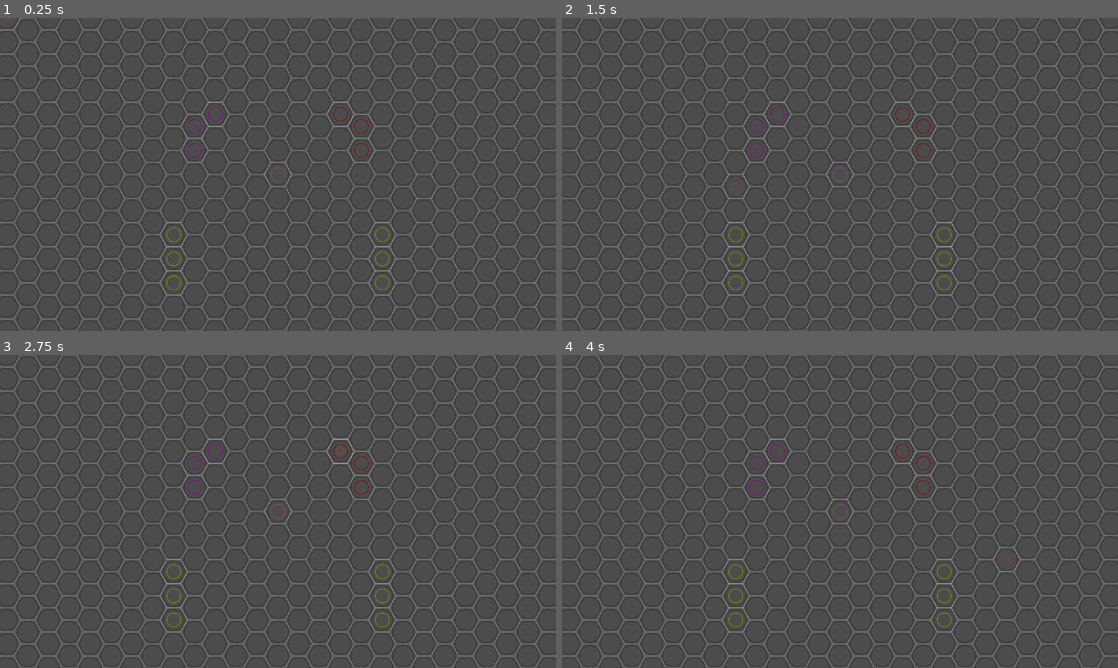
Above: before the commit, frames 1-4 (two rows, left to right).
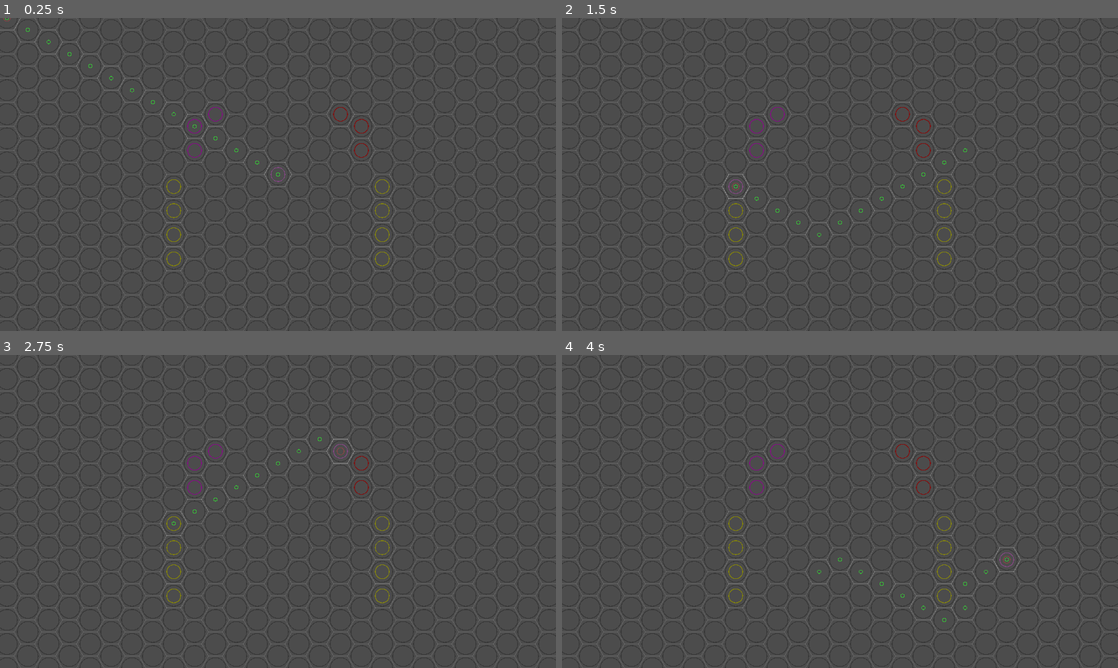
Above: after the commit, the same moments.

Repository: game-jam-it/game-off-jam
Game: Godot game, scene res://prototype/hexmap/HexMap.tscn
The game is run twice, just before and just after one commit, with the same random seed, the same clock (stepped at 60 frames per second) and the same inputs.
Inputs (mouse positions are in pixels of both pictures, inside the frame that each line leads up to):
- Up to frame 1 (0.25 s): no input
- Up to frame 2 (1.5 s): tap Enter at 0.5 s; move the mouse to (962, 158) at 0.52 s; press the mouse at (962, 158) at 0.53 s; tap Space (ui_select) at 0.77, 1.25 s; move the mouse to (728, 190) at 1.27 s; release the mouse at (728, 190) at 1.28 s; click (728, 190) at 1.35 s
- Up to frame 3 (2.75 s): tap Space (ui_select) at 1.52 s; tap Enter at 2 s; move the mouse to (333, 442) at 2.02 s; press the mouse at (333, 442) at 2.03 s; right-click (333, 442) at 2.1 s
- Up to frame 4 (4 s): tap Space (ui_select) at 2.75, 3.02, 3.77 s; move the mouse to (812, 574) at 2.77 s; release the mouse at (812, 574) at 2.78 s; click (812, 574) at 2.85 s; tap Enter at 3.5 s; move the mouse to (1006, 558) at 3.52 s; press the mouse at (1006, 558) at 3.53 s

The runs differ from the first frame. In frame 1, 4.1% of the frame differs, in the area x 0-100%, y 0-100%; in frame 2, 4.2%; in frame 3, 4.2%; in frame 4, 4.2%.

Commit message:
setup path-finding demo

Diff:
--- a/prototype/assets/nodes.svg
+++ b/prototype/assets/nodes.svg
@@ -7,7 +7,7 @@
    viewBox="0 0 16.933333 16.933333"
    version="1.1"
    id="svg5"
-   inkscape:export-filename="circle-64.png"
+   inkscape:export-filename="hex-flat-64.png"
    inkscape:export-xdpi="96"
    inkscape:export-ydpi="96"
    inkscape:version="1.2.1 (9c6d41e410, 2022-07-14, custom)"
@@ -28,7 +28,7 @@
      inkscape:document-units="mm"
      showgrid="false"
      inkscape:zoom="6.6750857"
-     inkscape:cx="26.141986"
+     inkscape:cx="18.951068"
      inkscape:cy="40.748541"
      inkscape:window-width="1259"
      inkscape:window-height="1414"
@@ -44,7 +44,7 @@
      id="layer1">
     <path
        sodipodi:type="star"
-       style="display:none;fill:none;stroke:#ffffff;stroke-width:0.26868;stroke-linecap:round;stroke-dasharray:none;stroke-dashoffset:25.9;stroke-opacity:0.25"
+       style="display:inline;fill:none;stroke:#ffffff;stroke-width:0.26868;stroke-linecap:round;stroke-dasharray:none;stroke-dashoffset:25.9;stroke-opacity:0.1"
        id="path234"
        inkscape:flatsided="true"
        sodipodi:sides="6"
@@ -59,7 +59,7 @@
        d="m 4.2735773,7.4020539 -8.5471554,-4e-7 L -8.5471554,-4.1713026e-7 -4.2735773,-7.4020539 l 8.5471554,4e-7 L 8.5471554,4.1713026e-7 Z"
        transform="matrix(0.97279504,0,0,1,8.4666667,8.4666667)" />
     <circle
-       style="display:inline;fill:none;stroke:#ffffff;stroke-width:0.264583;stroke-linecap:round;stroke-dashoffset:25.9;stroke-opacity:0.25"
+       style="display:none;fill:none;stroke:#ffffff;stroke-width:0.264583;stroke-linecap:round;stroke-dashoffset:25.9;stroke-opacity:0.1"
        id="path944"
        cx="8.4666662"
        cy="8.4666662"
--- a/prototype/hexmap/HexCell.gd
+++ b/prototype/hexmap/HexCell.gd
@@ -29,11 +29,15 @@
 func _new_cell(vec: Vector3):
 	assert((vec.x + vec.y + vec.z) < 0.001)
 	vec = self._round_coords(vec)
-	return get_script().new(vec.x, vec.y)
+	return get_script().new(vec)
 
 """
 	Coords Utilities
 """
+
+func equals(other):
+	if other == null: return false
+	return self.q == other.q && self.r == other.r
 
 func get_cube_coords():
 	return Vector3(q, r, (-q-r))
@@ -73,6 +77,11 @@
 	return path
 
 func distance_to(target):
+	if typeof(target) == TYPE_VECTOR2:
+		target = _new_cell(Vector3(target.x, target.y, (-target.x-target.y)))
+	elif typeof(target) == TYPE_VECTOR3:
+		target = _new_cell(target)
+
 	var to = target.get_cube_coords()
 	var from = self.get_cube_coords()
 	return int((abs(to.x - from.x) + abs(to.y - from.y) + abs(to.z - from.z)) / 2)
--- a/prototype/hexmap/HexGrid.gd
+++ b/prototype/hexmap/HexGrid.gd
@@ -141,7 +141,7 @@
 	direction = HexCell.new(direction).get_cube_coords()
 	var start_hex = HexCell.new(coords)
 	var target_hex = HexCell.new(start_hex.get_cube_coords() + direction)
-	coords = start_hex.axial_coords
+	coords = start_hex.get_axial_coords()
 	# First check if either end is completely impassable
 	var cost = get_path_hex_cost(start_hex)
 	if cost == 0:
@@ -156,7 +156,7 @@
 		if barrier_cost == 0:
 			return 0
 		cost += barrier_cost
-	var target_coords = target_hex.axial_coords
+	var target_coords = target_hex.get_axial_coords()
 	if target_coords in path_barriers and -direction in path_barriers[target_coords]:
 		barrier_cost = path_barriers[target_coords][-direction]
 		if barrier_cost == 0:
@@ -182,7 +182,7 @@
 		if current == goal:
 			break
 		for next_hex in HexCell.new(current).get_all_adjacent():
-			var next = next_hex.axial_coords
+			var next = next_hex.get_axial_coords()
 			var next_cost = get_path_move_cost(current, next - current)
 			if next == goal and (next in exceptions or get_path_hex_cost(next) == 0):
 				# Our goal is an obstacle, but we're next to it
--- a/prototype/hexmap/HexMap.gd
+++ b/prototype/hexmap/HexMap.gd
@@ -7,46 +7,76 @@
 var NodeScene = preload("res://prototype/hexmap/HexNode.tscn")
 
 var active = null
+var hover = null
+
+var path = null
+var target = null
+var origin = null
+
 var hexgrid = HexGrid.new(Vector2(radius, radius))
 
 func _ready():
+	hexgrid = HexGrid.new(Vector2(radius, radius))
+	hexgrid.set_bounds(Vector2(-18, -12-18), Vector2(18, 12+18))
+	_create_nodes()
 	_create_map()
-	_create_nodes()
 
 func _process(_delta):
-	var target = get_global_mouse_position()
-	var hex = hexgrid.pixel_to_hex(target)
-	active.set_position(hexgrid.hex_to_pixel(hex))
+	var pos = get_global_mouse_position()
+	var hex = hexgrid.pixel_to_hex(pos)
+	if !hex.equals(target):
+		print_debug("Update target: %s, %s" % [hex.q, hex.r])
+		var coords = hexgrid.hex_to_pixel(hex)
+		hover.set_coords(coords)
+		target = hex
+		set_path()
 
 func _input(event):
 	if event.is_action_pressed("mouse_left"):
-		var target = get_global_mouse_position()
-		var hex = hexgrid.pixel_to_hex(target)
-		print("Hex(%s, %s)" % [hex.q, hex.r])
+		var pos = get_global_mouse_position()
+		var hex = hexgrid.pixel_to_hex(pos)
+		if !hex.equals(origin):
+			print("Set origin to: %s, %s" % [hex.q, hex.r])
+			var coords = hexgrid.hex_to_pixel(hex)
+			active.set_coords(coords)
+			origin = hex
+			path = []
+
+func set_path():
+	if origin.equals(target): path = []
+	else: path = hexgrid.find_path(origin, target)
+	print("Set path length: %s" % path.size())
+	for node in $Path.get_children():
+		node.queue_free()
+	for hex in path:
+		var node = NodeScene.instance()
+		node.size = 4
+		node.color = Color(0.24, 0.64, 0.24)
+		node.set_coords(hexgrid.hex_to_pixel(hex))
+		$Path.add_child(node)
 
 func _create_map():
-	hexgrid = HexGrid.new(Vector2(radius, radius))
 	for q in range(-16, 16):
 		var offset = q >> 1
 		for r in range(-12-offset, 12-offset):
 			var hex = HexCell.new(Vector2(q, r))
 			var node = NodeScene.instance()
-			node.set_position(hexgrid.hex_to_pixel(hex))
+			node.set_coords(hexgrid.hex_to_pixel(hex))
 			$Nodes.add_child(node)
 
 func _create_nodes():
 	active = NodeScene.instance()
 	active.size = 16
 	active.color = Color(0.48, 0.28, 0.48)
-	var hex = HexCell.new(Vector2(0, 0))
-	active.set_position(hexgrid.hex_to_pixel(hex))
+	origin = HexCell.new(Vector2(0, 0))
+	active.set_coords(hexgrid.hex_to_pixel(origin))
 	add_child(active)
-	hex = hexgrid.pixel_to_hex(active.position)
-	active = NodeScene.instance()
-	active.size = 8
-	active.color = Color(0.48, 0.28, 0.28)
-	active.set_position(hexgrid.hex_to_pixel(hex))
-	add_child(active)
+	var hex = hexgrid.pixel_to_hex(active.position)
+	hover = NodeScene.instance()
+	hover.size = 8
+	hover.color = Color(0.48, 0.28, 0.28)
+	hover.set_coords(hexgrid.hex_to_pixel(hex))
+	add_child(hover)
 
 	# Obsicals, obstruct all directions
 	for q in range(0, 1):
@@ -56,7 +86,7 @@
 		hex = HexCell.new(Vector2(q+3, -4))
 		var coord = hex.get_axial_coords()
 		hexgrid.add_path_obstacles(coord, 0)
-		node.set_position(hexgrid.hex_to_pixel(hex))
+		node.set_coords(hexgrid.hex_to_pixel(hex))
 		$Barriers.add_child(node)
 	for r in range(0, 2):
 		var node = NodeScene.instance()
@@ -65,7 +95,7 @@
 		hex = HexCell.new(Vector2(4, -r-3))
 		var coord = hex.get_axial_coords()
 		hexgrid.add_path_obstacles(coord, 0)
-		node.set_position(hexgrid.hex_to_pixel(hex))
+		node.set_coords(hexgrid.hex_to_pixel(hex))
 		$Barriers.add_child(node)
 
 	# Obsicals, can be dificult terrain
@@ -75,8 +105,8 @@
 		node.color = Color(0.48, 0.1, 0.48)
 		hex = HexCell.new(Vector2(q-3, -1))
 		var coord = hex.get_axial_coords()
-		hexgrid.add_path_obstacles(coord, 0.5)
-		node.set_position(hexgrid.hex_to_pixel(hex))
+		hexgrid.add_path_obstacles(coord, 2)
+		node.set_coords(hexgrid.hex_to_pixel(hex))
 		$Barriers.add_child(node)
 	for r in range(0, 2):
 		var node = NodeScene.instance()
@@ -84,36 +114,36 @@
 		node.color = Color(0.48, 0.1, 0.48)
 		hex = HexCell.new(Vector2(-4, r))
 		var coord = hex.get_axial_coords()
-		hexgrid.add_path_obstacles(coord, 0.5)
-		node.set_position(hexgrid.hex_to_pixel(hex))
+		hexgrid.add_path_obstacles(coord, 2)
+		node.set_coords(hexgrid.hex_to_pixel(hex))
 		$Barriers.add_child(node)
 
 	# Barriers, have directional dificuly info
-	for r in range(0, 3):
+	for r in range(0, 4):
 		var node = NodeScene.instance()
 		node.size = 16
 		node.color = Color(0.48, 0.48, 0.1)
-		hex = HexCell.new(Vector2(5, r))
+		hex = HexCell.new(Vector2(5, r-2))
 		var coord = hex.get_axial_coords()
 		hexgrid.add_path_barriers(coord, [
 			HexGrid.Direction_N,
 			HexGrid.Direction_S,
 			HexGrid.Direction_NE,
 			HexGrid.Direction_SE
-		], 0)
-		node.set_position(hexgrid.hex_to_pixel(hex))
+		], 2)
+		node.set_coords(hexgrid.hex_to_pixel(hex))
 		$Barriers.add_child(node)
-	for r in range(0, 3):
+	for r in range(0, 4):
 		var node = NodeScene.instance()
 		node.size = 16
 		node.color = Color(0.48, 0.48, 0.08)
-		hex = HexCell.new(Vector2(-5, -r+7))
+		hex = HexCell.new(Vector2(-5, -r+6))
 		var coord = hex.get_axial_coords()
 		hexgrid.add_path_barriers(coord, [
 			HexGrid.Direction_N,
 			HexGrid.Direction_S,
 			HexGrid.Direction_NE,
 			HexGrid.Direction_SE
-		], 0)
-		node.set_position(hexgrid.hex_to_pixel(hex))
+		], 2)
+		node.set_coords(hexgrid.hex_to_pixel(hex))
 		$Barriers.add_child(node)
--- a/prototype/hexmap/HexMap.tscn
+++ b/prototype/hexmap/HexMap.tscn
@@ -6,6 +6,8 @@
 [node name="HexMap" type="Node2D"]
 script = ExtResource( 1 )
 
+[node name="Path" type="Node2D" parent="."]
+
 [node name="Nodes" type="Node2D" parent="."]
 
 [node name="Barriers" type="Node2D" parent="."]
--- a/prototype/hexmap/HexNode.gd
+++ b/prototype/hexmap/HexNode.gd
@@ -16,6 +16,6 @@
 func _draw():
 	draw_arc(Vector2(0, 0), size, 0, PI2, 32, color, 2)
 
-func set_position(_coords:Vector2):
-	coords = _coords
-	position = coords
+func set_coords(value:Vector2):
+	coords = value
+	position = value
Binary file changed: prototype/assets/circle-64.png
Binary file changed: prototype/assets/hex-flat-64.png
